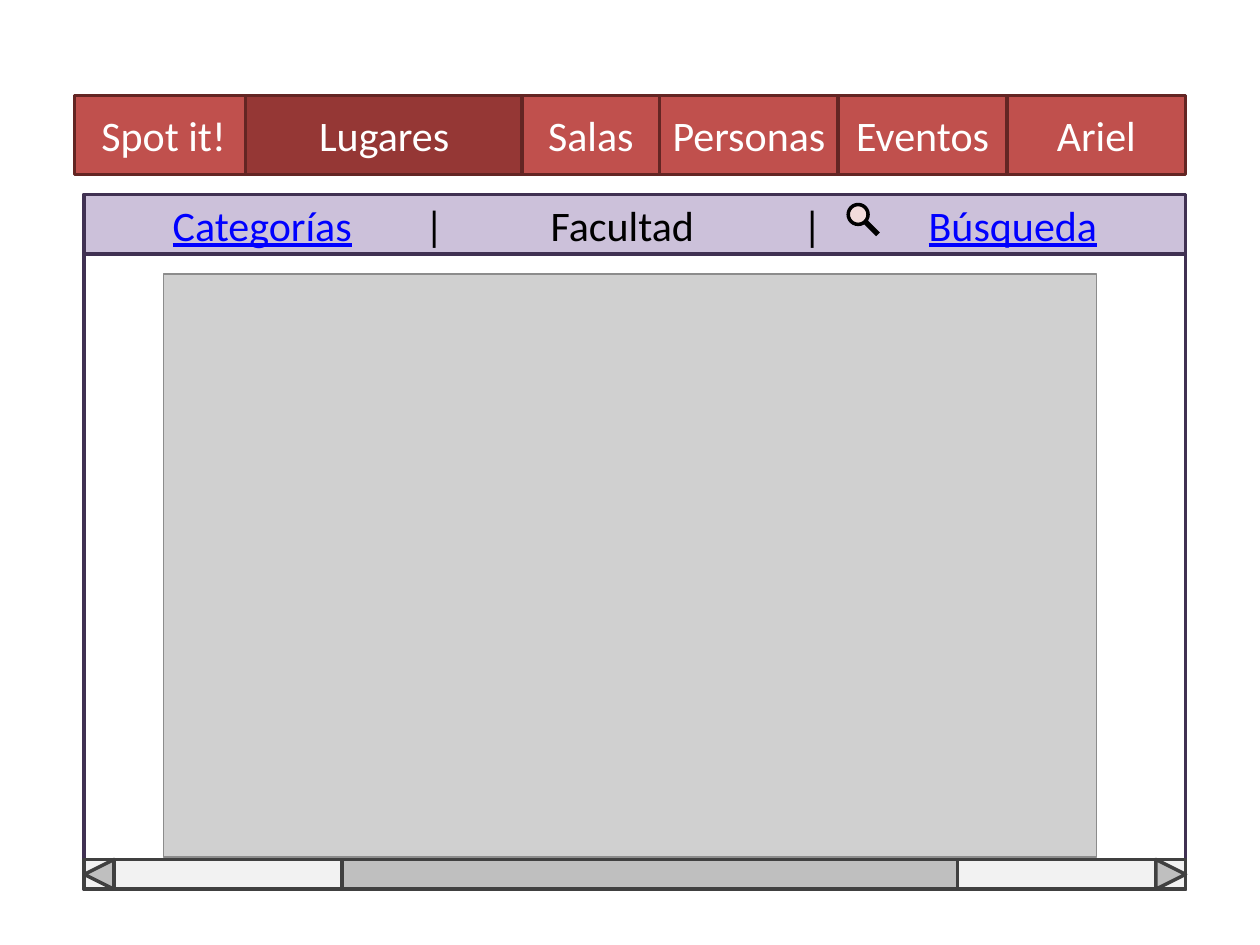
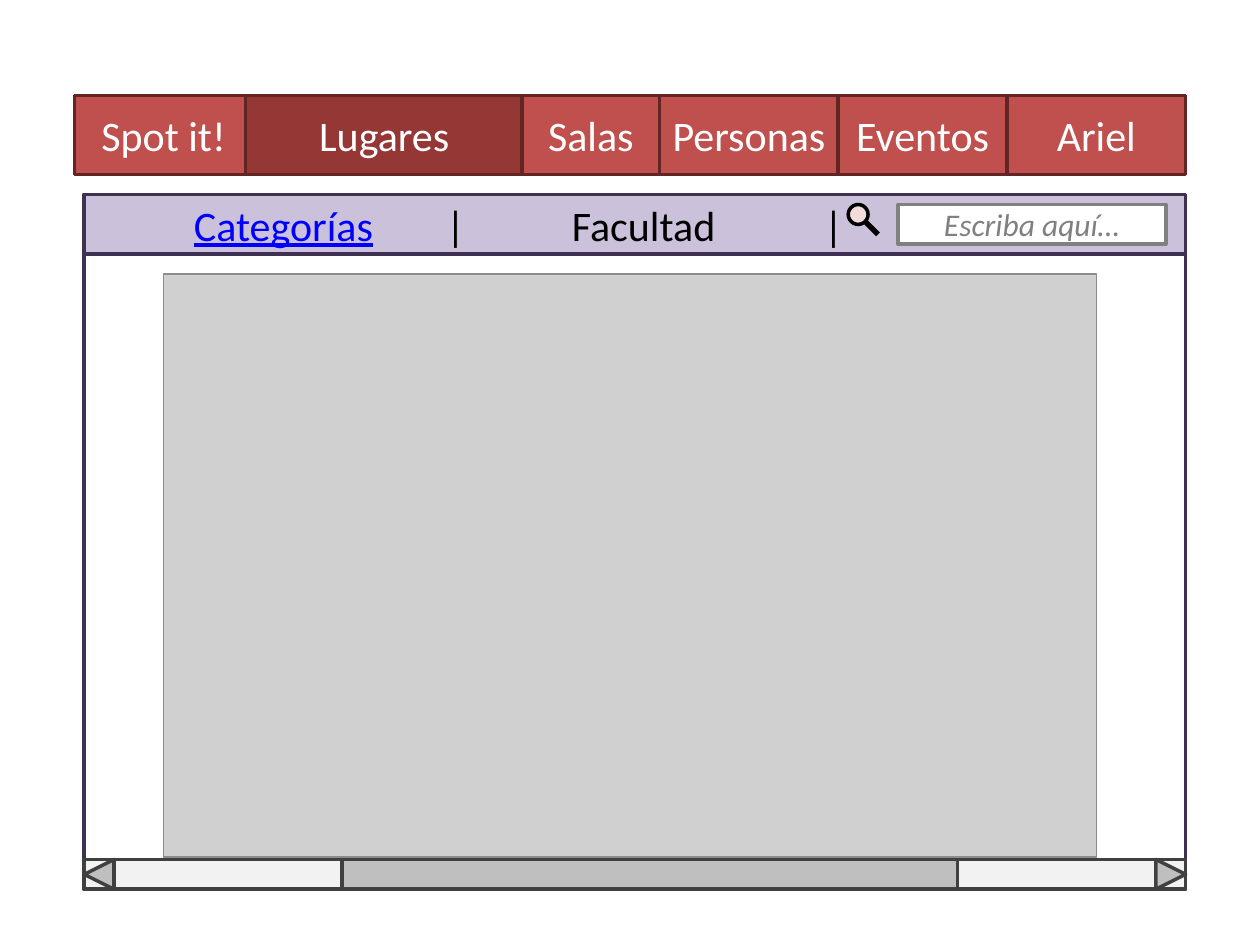
Before and after one commit to Ariel-Perez/Spot-It, a slide deck: slide 3 of Diseño/Spot it - Boceto de Interfaz.pptx. Drawn at 1260x945 pixels with LibreOffice and Linux fonts; fonts in the diff are those of the drawing; grey boxes stand for pictures. Boxes give left, top, right and bottom in pixels: in the first picture for what was removed or moved away, otherwise in the second. Text is boxed around its words. In the diff, an @@ line names an element or a change of style, - is before the commit and + after.

```diff
--- a/Diseño/Spot it - Boceto de Interfaz.pptx
+++ b/Diseño/Spot it - Boceto de Interfaz.pptx
@@ rectangle added at (x1=898, y1=204, x2=1167, y2=243), fill #FFFFFF, outline #808080 2 pt, 18 pt, text #808080, italic @@
+Escriba aquí…
@@ text in rectangle at (x1=194, y1=212, x2=715, y2=248): text changed @@
-Categorías | Facultad | Búsqueda
+Categorías | Facultad |
```
Also in this commit, not shown: 3 other slides changed, 1 slide added, 1 other file.
